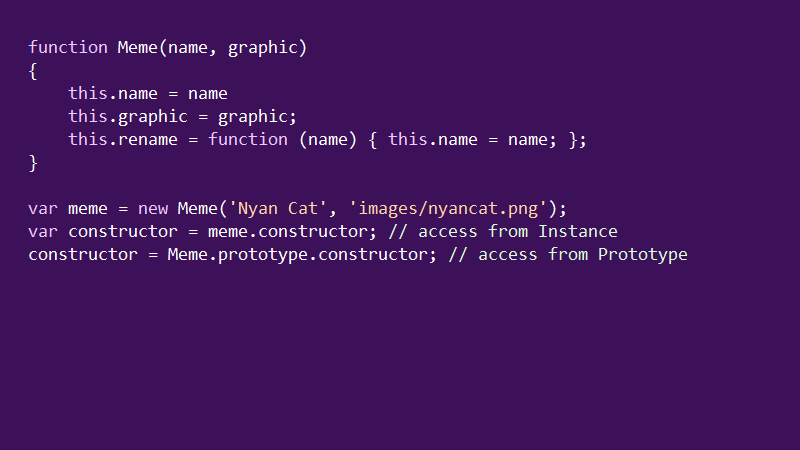
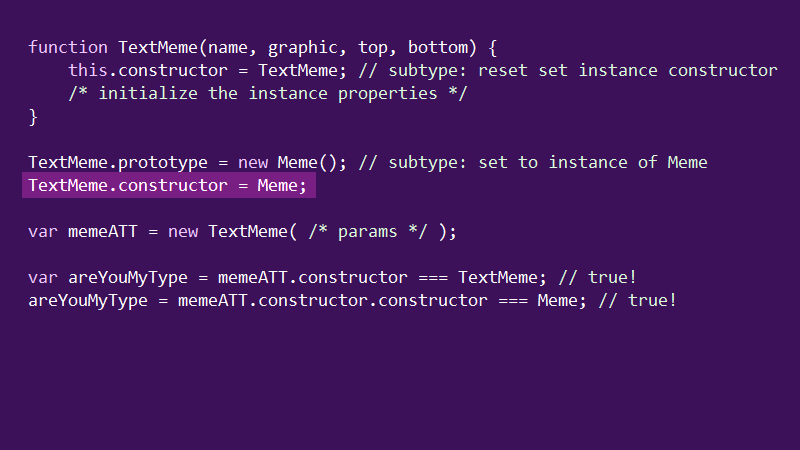
Before/after of a w=800, h=450 layered artwork. What changed in the layer stack:
added layer "Layer 2 copy 3" (addition, 84%) above "Layer 3" over 22, 172, 316, 198
added layer "Layer 3" above "Layer 2 copy" over 27, 39, 778, 310
hid "Constructor4" over 22, 39, 778, 310
